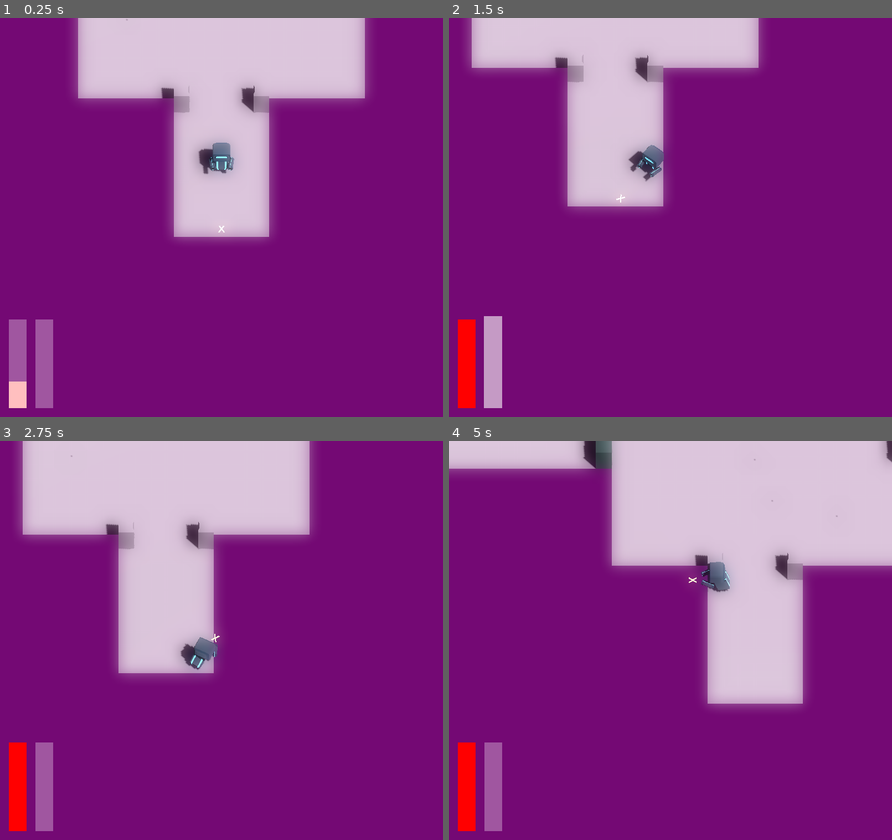
Above: before the commit, frames 1-4 (two rows, left to right).
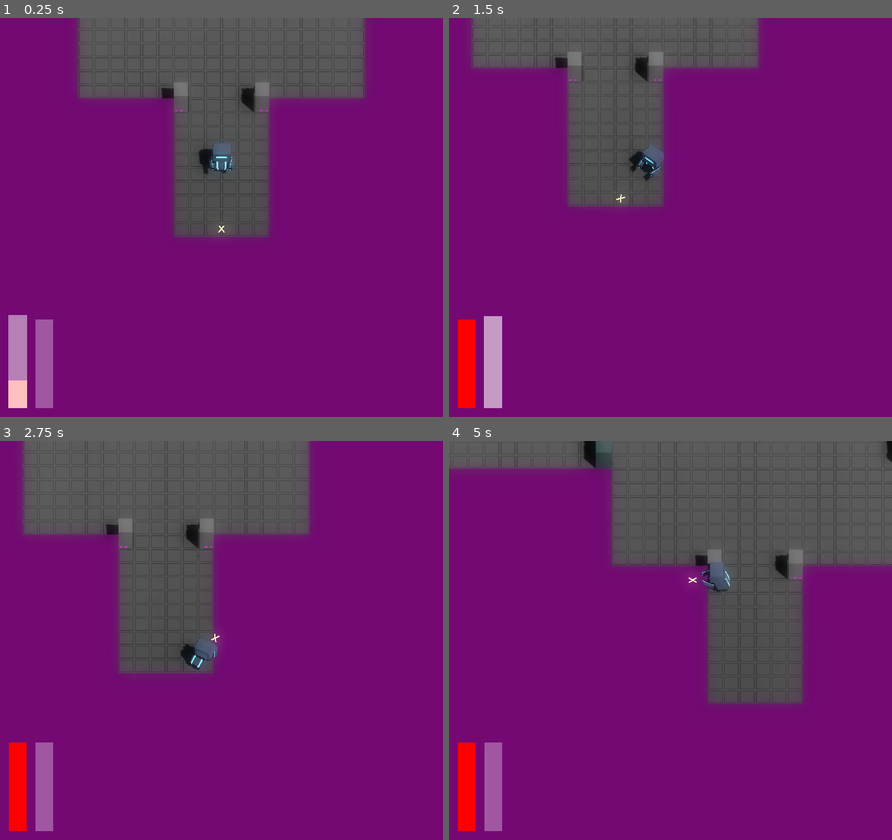
Above: after the commit, the same moments.

Repository: JackEvans24/bullet-absorb
Game: Godot game, scene res://scenes/main.tscn
Same seed, same stepped clock (60 frames per second), same inputs: the game is played once before the commit and once after it.
Inputs (mouse positions are in pixels of both pictures, inside the frame that each line leads up to):
- Up to frame 1 (0.25 s): no input
- Up to frame 2 (1.5 s): move the mouse to (767, 197) at 0.52 s; hold D (move_right) 0.53-1.28 s; hold Ctrl (absorb) 0.53-1.28 s; move the mouse to (581, 237) at 1.27 s; hold S (move_back) from 1.28 s (still down); tap Space (dash) at 1.35 s
- Up to frame 3 (2.75 s): move the mouse to (265, 552) at 2.02 s; release S (move_back) at 2.03 s; press the mouse at (265, 552) at 2.03 s; hold D (move_right) from 2.03 s (still down)
- Up to frame 4 (5 s): move the mouse to (648, 720) at 2.77 s; release D (move_right) at 2.78 s; release the mouse at (648, 720) at 2.78 s; hold W (move_forward) 2.78-3.53 s; tap Ctrl (absorb) at 2.85 s; move the mouse to (803, 700) at 3.52 s; hold A (move_left) from 3.53 s (still down); tap Space (dash) at 3.6 s; move the mouse to (537, 580) at 4.27 s; click (537, 580) at 4.35 s

The runs differ from the first frame. In frame 1, 22% of the frame differs, in the area x 1-83%, y 0-98%; in frame 2, 16%; in frame 3, 23%; in frame 4, 30%, in the area x 0-100%, y 0-67%.

Commit message:
feat: add bar flash animation to health loss

Diff:
--- a/scenes/hud.tscn
+++ b/scenes/hud.tscn
@@ -18,6 +18,8 @@
 grow_horizontal = 1
 grow_vertical = 0
 pivot_offset = Vector2(20, 200)
+background_grow = 1.2
+background_decay = 3.0
 
 [node name="PowerBar" parent="." instance=ExtResource("2_pxq8q")]
 anchors_preset = 2
--- a/scripts/ui/hud.gd
+++ b/scripts/ui/hud.gd
@@ -19,6 +19,7 @@
 
 func _on_health_changed(current_health: float):
 	health_bar.update_value(current_health)
+	health_bar.trigger_flash_animation()
 
 func _on_power_count_changed(count: float):
 	power_bar.update_value(count)
